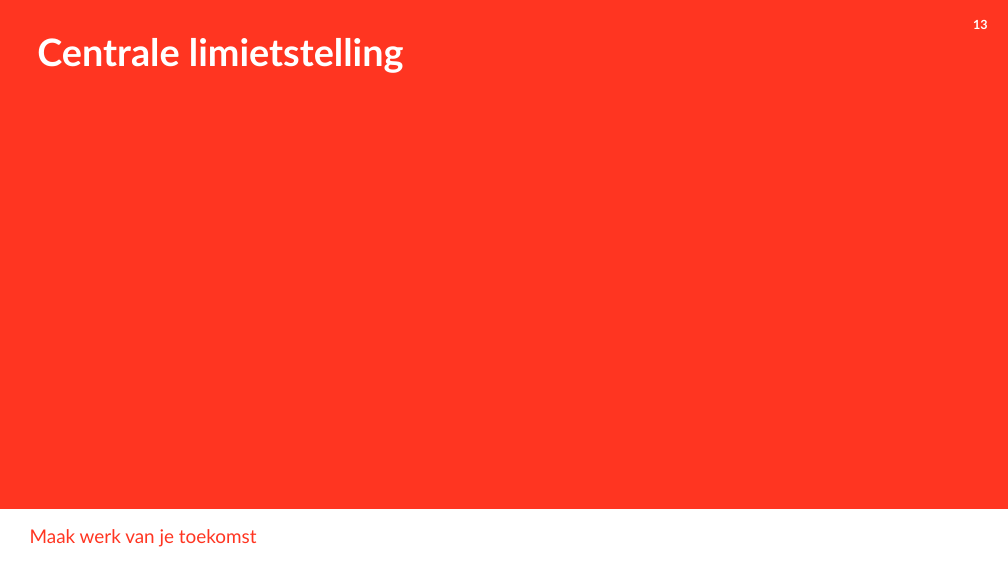
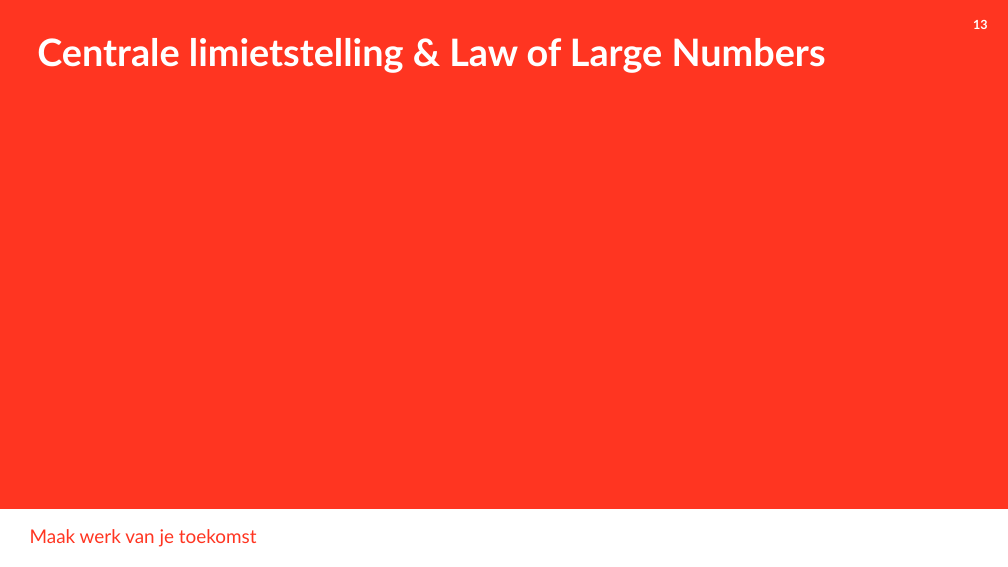
Before and after one commit to THellemans/data-science-syntra-ab, a slide deck: slide 13 of 06 statistiek/06 random sampling and sampling bias/06 random sampling and sampling bias.pptx. Drawn at 1008x567 pixels with LibreOffice and Linux fonts; fonts in the diff are those of the drawing; background and template pictures are left out. Boxes give left, top, right and bottom in pixels: in the first picture for what was removed or moved away, otherwise in the second. Text is boxed around its words. In the diff, an @@ line names an element or a change of style, - is before the commit and + after.

```diff
--- a/06 statistiek/06 random sampling and sampling bias/06 random sampling and sampling bias.pptx
+++ b/06 statistiek/06 random sampling and sampling bias/06 random sampling and sampling bias.pptx
@@ title at <box>37,38,826,73</box>: text changed @@
-Centrale limietstelling
+Centrale limietstelling & Law of Large Numbers
```
Also in this commit, not shown: 4 other slides changed, 5 slides added, 29 other files.
